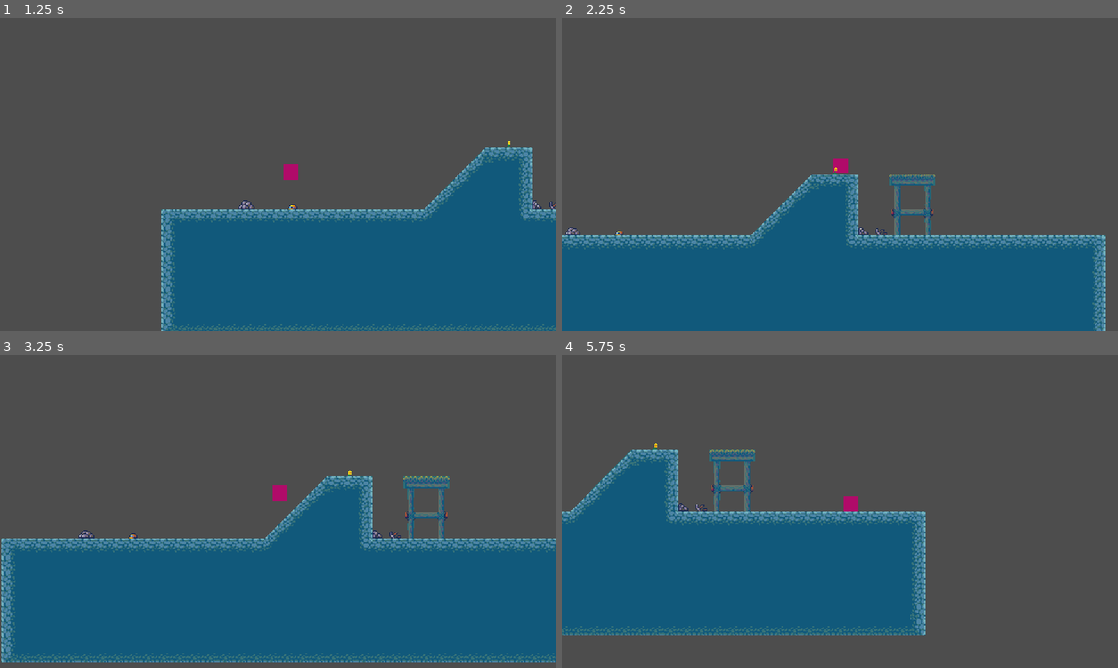
Above: before the commit, frames 1-4 (two rows, left to right).
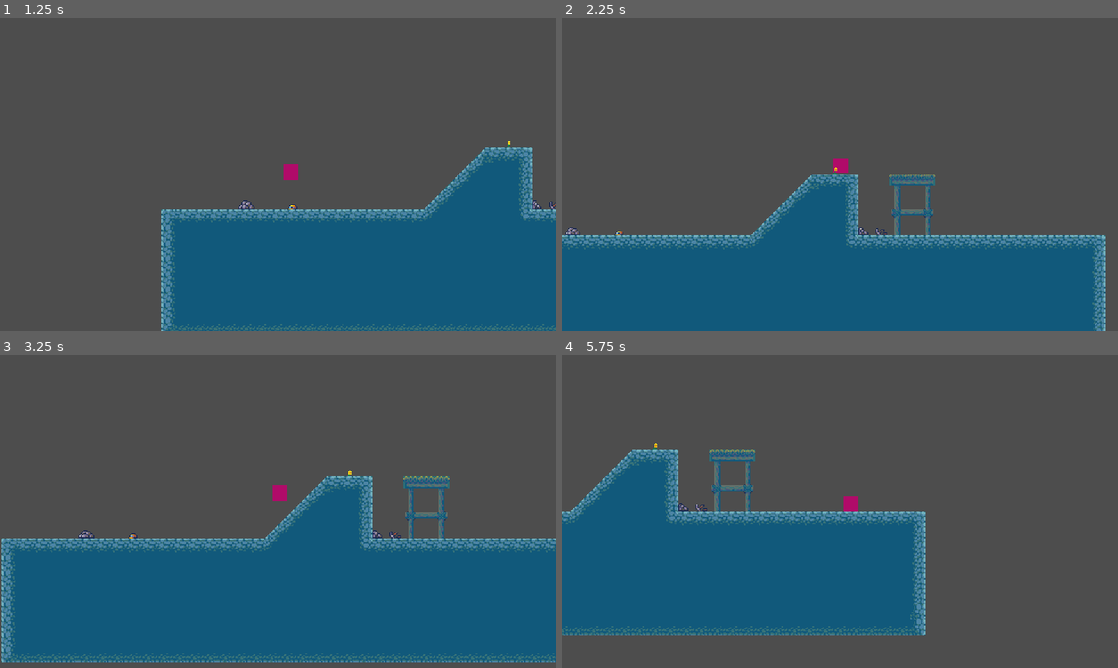
Above: after the commit, the same moments.

Repository: Sauleline/at2Colaborative
Game: Godot game, scene res://Main_Game/main.tscn
Same seed, same stepped clock (60 frames per second), same inputs: the game is played once before the commit and once after it. This scene is started directly instead of the project's main scene.
Inputs:
- Up to frame 1 (1.25 s): tap Enter at 0.5 s; hold D (p1right) from 0.53 s (still down); tap W (p1jump) at 0.77 s
- Up to frame 2 (2.25 s): tap W (p1jump) at 1.52 s; release D (p1right) at 2.03 s; hold A (p1left) from 2.03 s (still down)
- Up to frame 3 (3.25 s): release A (p1left) at 2.78 s; hold D (p1right) from 2.78 s (still down); tap W (p1jump) at 3.02 s
- Up to frame 4 (5.75 s): tap W (p1jump) at 3.77, 4.52 s; release D (p1right) at 4.28 s; hold A (p1left) 4.28-5.03 s; hold D (p1right) from 5.03 s (still down)

Frame 1 is identical in both runs. In frame 2, less than 0.1% of the frame differs, in the area x 59-67%, y 53-68%; in frame 3, less than 0.1%; in frame 4, 0.6%, in the area x 2-64%, y 30-90%.

Commit message:
cleaning tilemaps

Diff:
--- a/at2Colaborative/Main_Game/Terrain_Tilemap.tscn
+++ b/at2Colaborative/Main_Game/Terrain_Tilemap.tscn
@@ -138,9 +138,9 @@
 16:3/0 = 0
 16:3/0/physics_layer_0/polygon_0/points = PackedVector2Array(-8, -8, 8, -8, 8, 8)
 16:4/0 = 0
-16:4/0/physics_layer_0/polygon_0/points = PackedVector2Array(-8, -8, 8, -8, 8, 3.95689, -8, 3.95689)
+16:4/0/physics_layer_0/polygon_0/points = PackedVector2Array(8, -8, 8, 4, -8, 4, -8, -8)
 16:5/0 = 0
-16:5/0/physics_layer_0/polygon_0/points = PackedVector2Array(8, 3.09653, 3.09466, 3.23793, 3.14729, 8, -2.94424, 8, -3.04577, -8, 3.14729, -8, 3.04577, -2.89348, 8, -2.95139)
+16:5/0/physics_layer_0/polygon_0/points = PackedVector2Array(8, -3, 8, 3, 3, 3, 3, 8, -3, 8, -3, 3, -6, 3, -6, -3, -3, -3, -3, -8, 3, -8, 3, -3)
 17:0/0 = 0
 17:0/0/physics_layer_0/polygon_0/points = PackedVector2Array(8, 8, -8, 8, -8, -8)
 17:1/0 = 0
@@ -150,41 +150,41 @@
 17:3/0 = 0
 17:3/0/physics_layer_0/polygon_0/points = PackedVector2Array(-8, -8, 8, -8, -8, 8)
 17:4/0 = 0
-17:4/0/physics_layer_0/polygon_0/points = PackedVector2Array(-8, -8, 8, -8, 8, 3.95689, -8, 3.95689)
+17:4/0/physics_layer_0/polygon_0/points = PackedVector2Array(8, -8, 8, 4, -8, 4, -8, -8)
 17:5/0 = 0
-17:5/0/physics_layer_0/polygon_0/points = PackedVector2Array(8, 3.14729, -8, 3.14729, -8, -3.14729, 8, -3.04577)
+17:5/0/physics_layer_0/polygon_0/points = PackedVector2Array(8, -3, 8, 3, -8, 3, -8, -3)
 18:0/0 = 0
-18:0/0/physics_layer_0/polygon_0/points = PackedVector2Array(8, 0, -8, 0, -8, -8, 8, -8)
+18:0/0/physics_layer_0/polygon_0/points = PackedVector2Array(8, -8, 8, 4, -8, 4, -8, -8)
 18:1/0 = 0
 18:1/0/physics_layer_0/polygon_0/points = PackedVector2Array(8, -8, 8, 8, -8, 8, -8, -8)
 18:2/0 = 0
 18:2/0/physics_layer_0/polygon_0/points = PackedVector2Array(8, -8, 8, 8, -8, 8, -8, -8)
 18:3/0 = 0
-18:3/0/physics_layer_0/polygon_0/points = PackedVector2Array(8, 1.97975, -8, 1.87822, -8, -8, 8, -8)
+18:3/0/physics_layer_0/polygon_0/points = PackedVector2Array(8, -8, 8, 4, -8, 4, -8, -8)
 18:4/0 = 0
-18:4/0/physics_layer_0/polygon_0/points = PackedVector2Array(-8, -8, 8, -8, 8, 3.95689, 3.24882, 4.11179, 3.14729, 8, -3.14729, 8, -3.24882, 3.90873, -8, 3.95689)
+18:4/0/physics_layer_0/polygon_0/points = PackedVector2Array(8, -8, 8, 4, 3, 4, 3, 8, -3, 8, -3, 4, -8, 4, -8, -8)
 18:5/0 = 0
-18:5/0/physics_layer_0/polygon_0/points = PackedVector2Array(8, 3.09653, 3.09466, 3.23793, 3.14729, 8, -2.94424, 8, -2.92274, 3.06601, -8, 3.0087, -8, -3.0087, -3.01374, -2.95263, -3.04577, -8, 3.14729, -8, 3.04577, -2.89348, 8, -2.95139)
+18:5/0/physics_layer_0/polygon_0/points = PackedVector2Array(-3, -8, 3, -8, 3, -3, 8, -3, 8, 3, 3, 3, 3, 8, -3, 8, -3, 3, -8, 3, -8, -3, -3, -3)
 19:0/0 = 0
-19:0/0/physics_layer_0/polygon_0/points = PackedVector2Array(8, 0, -8, 0, -8, -8, 8, -8)
+19:0/0/physics_layer_0/polygon_0/points = PackedVector2Array(8, -8, 8, 4, -8, 4, -8, -8)
 19:1/0 = 0
 19:1/0/physics_layer_0/polygon_0/points = PackedVector2Array(8, -8, 8, 8, -8, 8, -8, -8)
 19:2/0 = 0
 19:2/0/physics_layer_0/polygon_0/points = PackedVector2Array(8, -8, 8, 8, -8, 8, -8, -8)
 19:4/0 = 0
-19:4/0/physics_layer_0/polygon_0/points = PackedVector2Array(-8, -8, 8, -8, 8, 3.95689, -8, 3.95689)
+19:4/0/physics_layer_0/polygon_0/points = PackedVector2Array(8, -8, 8, 4, -8, 4, -8, -8)
 19:5/0 = 0
-19:5/0/physics_layer_0/polygon_0/points = PackedVector2Array(-8, 3.09653, -3.09466, 3.23793, -3.14729, 8, 2.94424, 8, 3.04577, -8, -3.14729, -8, -3.04577, -2.89348, -8, -2.95139)
+19:5/0/physics_layer_0/polygon_0/points = PackedVector2Array(-8, 3, -8, -3, -3, -3, -3, -8, 3, -8, 3, -3, 6, -3, 6, 3, 3, 3, 3, 8, -3, 8, -3, 3)
 20:0/0 = 0
-20:0/0/physics_layer_0/polygon_0/points = PackedVector2Array(8, 0, -8, 0, -8, -8, 8, -8)
+20:0/0/physics_layer_0/polygon_0/points = PackedVector2Array(8, -8, 8, 4, -8, 4, -8, -8)
 20:1/0 = 0
 20:1/0/physics_layer_0/polygon_0/points = PackedVector2Array(8, -8, 8, 8, -8, 8, -8, -8)
 20:2/0 = 0
 20:2/0/physics_layer_0/polygon_0/points = PackedVector2Array(8, -8, 8, 8, -8, 8, -8, -8)
 20:4/0 = 0
-20:4/0/physics_layer_0/polygon_0/points = PackedVector2Array(-8, -8, 8, -8, 8, 3.95689, 3.24882, 4.11179, 3.14729, 8, -3.14729, 8, -3.24882, 3.90873, -8, 3.95689)
+20:4/0/physics_layer_0/polygon_0/points = PackedVector2Array(8, -8, 8, 4, 3, 4, 3, 8, -3, 8, -3, 4, -8, 4, -8, -8)
 20:5/0 = 0
-20:5/0/physics_layer_0/polygon_0/points = PackedVector2Array(3.14729, -8, 3.04577, 8, -3.04577, 8, -3.14729, -8)
+20:5/0/physics_layer_0/polygon_0/points = PackedVector2Array(-3, -8, 3, -8, 3, 8, -3, 8)
 21:0/0 = 0
 21:0/0/physics_layer_0/polygon_0/points = PackedVector2Array(-8, -8, 8, -8, 8, 8)
 21:2/0 = 0
@@ -192,7 +192,7 @@
 21:3/0 = 0
 21:3/0/physics_layer_0/polygon_0/points = PackedVector2Array(8, -8, 8, 8, -8, 8, -8, -8)
 21:4/0 = 0
-21:4/0/physics_layer_0/polygon_0/points = PackedVector2Array(-8, -8, 8, -8, 8, 3.95689, 3.24882, 4.11179, 3.14729, 8, -3.14729, 8, -3.24882, 3.90873, -8, 3.95689)
+21:4/0/physics_layer_0/polygon_0/points = PackedVector2Array(8, -8, 8, 4, 3, 4, 3, 8, -3, 8, -3, 4, -8, 4, -8, -8)
 22:0/0 = 0
 22:0/0/physics_layer_0/polygon_0/points = PackedVector2Array(-8, 8, -8, -8, 8, 8)
 22:1/0 = 0
@@ -399,21 +399,21 @@
 17:3/0 = 0
 17:3/0/physics_layer_0/polygon_0/points = PackedVector2Array(-8, 8, -8, -8, 8, -8)
 18:0/0 = 0
-18:0/0/physics_layer_0/polygon_0/points = PackedVector2Array(-8, -8, 8, -8, 8, 0.899294, -8, 0.719435)
+18:0/0/physics_layer_0/polygon_0/points = PackedVector2Array(8, -8, 8, 4, -8, 4, -8, -8)
 18:1/0 = 0
 18:1/0/physics_layer_0/polygon_0/points = PackedVector2Array(8, -8, 8, 8, -8, 8, -8, -8)
 18:2/0 = 0
 18:2/0/physics_layer_0/polygon_0/points = PackedVector2Array(8, -8, 8, 8, -8, 8, -8, -8)
 18:3/0 = 0
-18:3/0/physics_layer_0/polygon_0/points = PackedVector2Array(-8, -8, 8, -8, 8, 0.899294, -8, 0.719435)
+18:3/0/physics_layer_0/polygon_0/points = PackedVector2Array(8, -8, 8, 4, -8, 4, -8, -8)
 19:0/0 = 0
-19:0/0/physics_layer_0/polygon_0/points = PackedVector2Array(-8, -8, 8, -8, 8, 0.899294, -8, 0.719435)
+19:0/0/physics_layer_0/polygon_0/points = PackedVector2Array(8, -8, 8, 4, -8, 4, -8, -8)
 19:1/0 = 0
 19:1/0/physics_layer_0/polygon_0/points = PackedVector2Array(8, -8, 8, 8, -8, 8, -8, -8)
 19:2/0 = 0
 19:2/0/physics_layer_0/polygon_0/points = PackedVector2Array(8, -8, 8, 8, -8, 8, -8, -8)
 20:0/0 = 0
-20:0/0/physics_layer_0/polygon_0/points = PackedVector2Array(-8, -8, 8, -8, 8, 0.899294, -8, 0.719435)
+20:0/0/physics_layer_0/polygon_0/points = PackedVector2Array(8, -8, 8, 4, -8, 4, -8, -8)
 20:1/0 = 0
 20:1/0/physics_layer_0/polygon_0/points = PackedVector2Array(8, -8, 8, 8, -8, 8, -8, -8)
 20:2/0 = 0
@@ -641,21 +641,21 @@
 17:3/0 = 0
 17:3/0/physics_layer_0/polygon_0/points = PackedVector2Array(-8, -8, 8, -8, -8, 8)
 18:0/0 = 0
-18:0/0/physics_layer_0/polygon_0/points = PackedVector2Array(-8, -8, 8, -8, 8, 1.07915, -8, 0.899294)
+18:0/0/physics_layer_0/polygon_0/points = PackedVector2Array(8, -8, 8, 4, -8, 4, -8, -8)
 18:1/0 = 0
 18:1/0/physics_layer_0/polygon_0/points = PackedVector2Array(-8, -8, 8, -8, 8, 8, -8, 8)
 18:2/0 = 0
 18:2/0/physics_layer_0/polygon_0/points = PackedVector2Array(-8, -8, 8, -8, 8, 8, -8, 8)
 18:3/0 = 0
-18:3/0/physics_layer_0/polygon_0/points = PackedVector2Array(-8, -8, 8, -8, 8, 1.07915, -8, 0.899294)
+18:3/0/physics_layer_0/polygon_0/points = PackedVector2Array(8, -8, 8, 4, -8, 4, -8, -8)
 19:0/0 = 0
-19:0/0/physics_layer_0/polygon_0/points = PackedVector2Array(-8, -8, 8, -8, 8, 1.07915, -8, 0.899294)
+19:0/0/physics_layer_0/polygon_0/points = PackedVector2Array(8, -8, 8, 4, -8, 4, -8, -8)
 19:1/0 = 0
 19:1/0/physics_layer_0/polygon_0/points = PackedVector2Array(-8, -8, 8, -8, 8, 8, -8, 8)
 19:2/0 = 0
 19:2/0/physics_layer_0/polygon_0/points = PackedVector2Array(-8, -8, 8, -8, 8, 8, -8, 8)
 20:0/0 = 0
-20:0/0/physics_layer_0/polygon_0/points = PackedVector2Array(-8, -8, 8, -8, 8, 1.07915, -8, 0.899294)
+20:0/0/physics_layer_0/polygon_0/points = PackedVector2Array(8, -8, 8, 4, -8, 4, -8, -8)
 20:1/0 = 0
 20:1/0/physics_layer_0/polygon_0/points = PackedVector2Array(-8, -8, 8, -8, 8, 8, -8, 8)
 20:2/0 = 0
@@ -903,15 +903,15 @@
 17:3/0 = 0
 17:3/0/physics_layer_0/polygon_0/points = PackedVector2Array(8, -8, -8, 8, -8, -8)
 18:0/0 = 0
-18:0/0/physics_layer_0/polygon_0/points = PackedVector2Array(8, -8, 8, 1.25901, -8, 1.25901, -8, -8)
+18:0/0/physics_layer_0/polygon_0/points = PackedVector2Array(8, -8, 8, 4, -8, 4, -8, -8)
 18:1/0 = 0
 18:1/0/physics_layer_0/polygon_0/points = PackedVector2Array(8, -8, 8, 8, -8, 8, -8, -8)
 18:2/0 = 0
 18:2/0/physics_layer_0/polygon_0/points = PackedVector2Array(8, -8, 8, 8, -8, 8, -8, -8)
 18:3/0 = 0
-18:3/0/physics_layer_0/polygon_0/points = PackedVector2Array(8, -8, 8, 1.25901, -8, 1.25901, -8, -8)
+18:3/0/physics_layer_0/polygon_0/points = PackedVector2Array(8, -8, 8, 4, -8, 4, -8, -8)
 19:0/0 = 0
-19:0/0/physics_layer_0/polygon_0/points = PackedVector2Array(8, -8, 8, 1.25901, -8, 1.25901, -8, -8)
+19:0/0/physics_layer_0/polygon_0/points = PackedVector2Array(8, -8, 8, 4, -8, 4, -8, -8)
 19:1/0 = 0
 19:1/0/physics_layer_0/polygon_0/points = PackedVector2Array(8, -8, 8, 8, -8, 8, -8, -8)
 19:2/0 = 0
@@ -919,7 +919,7 @@
 19:3/0 = 0
 19:3/0/physics_layer_0/polygon_0/points = PackedVector2Array(8, -8, 8, 8, -8, 8, -8, -8)
 20:0/0 = 0
-20:0/0/physics_layer_0/polygon_0/points = PackedVector2Array(8, -8, 8, 1.25901, -8, 1.25901, -8, -8)
+20:0/0/physics_layer_0/polygon_0/points = PackedVector2Array(8, -8, 8, 4, -8, 4, -8, -8)
 20:1/0 = 0
 20:1/0/physics_layer_0/polygon_0/points = PackedVector2Array(8, -8, 8, 8, -8, 8, -8, -8)
 20:2/0 = 0
@@ -1193,9 +1193,9 @@
 16:3/0 = 0
 16:3/0/physics_layer_0/polygon_0/points = PackedVector2Array(8, -8, 8, 8, -8, -8)
 16:4/0 = 0
-16:4/0/physics_layer_0/polygon_0/points = PackedVector2Array(-8, 8, 8, 8, 8, -8, -8, -8)
+16:4/0/physics_layer_0/polygon_0/points = PackedVector2Array(8, -8, 8, 8, -8, 8, -8, -8)
 16:5/0 = 0
-16:5/0/physics_layer_0/polygon_0/points = PackedVector2Array(3.0087, -8, 2.98004, -3.0087, 8, -2.95139, 8, 2.95139, 2.96927, 3.00845, 2.95139, 8, -3.06601, 8, -3.12331, -8)
+16:5/0/physics_layer_0/polygon_0/points = PackedVector2Array(8, -3, 8, 3, 3, 3, 3, 8, -3, 8, -3, 3, -4, 3, -4, -3, -3, -3, -3, -8, 3, -8, 3, -3)
 17:0/0 = 0
 17:0/0/physics_layer_0/polygon_0/points = PackedVector2Array(8, 8, -8, 8, -8, -8)
 17:1/0 = 0
@@ -1205,39 +1205,39 @@
 17:3/0 = 0
 17:3/0/physics_layer_0/polygon_0/points = PackedVector2Array(8, -8, -8, 8, -8, -8)
 17:4/0 = 0
-17:4/0/physics_layer_0/polygon_0/points = PackedVector2Array(-8, 8, 8, 8, 8, -8, -8, -8)
+17:4/0/physics_layer_0/polygon_0/points = PackedVector2Array(8, -8, 8, 8, -8, 8, -8, -8)
 17:5/0 = 0
-17:5/0/physics_layer_0/polygon_0/points = PackedVector2Array(3.0087, -8, 2.98004, -3.0087, 8, -2.95139, 8, 2.95139, 2.96927, 3.00845, 2.95139, 8, -3.06601, 8, -2.98004, 3.12331, -8, 3.0087, -8, -3.06601, -3.09466, -3.0087, -3.12331, -8)
+17:5/0/physics_layer_0/polygon_0/points = PackedVector2Array(-8, 3, -8, -3, -3, -3, -3, -8, 3, -8, 3, -3, 8, -3, 8, 3, 3, 3, 3, 8, -3, 8, -3, 3)
 18:0/0 = 0
-18:0/0/physics_layer_0/polygon_0/points = PackedVector2Array(8, -8, 8, 1.25901, -8, 1.43887, -8, -8)
+18:0/0/physics_layer_0/polygon_0/points = PackedVector2Array(8, -8, 8, 4, -8, 4, -8, -8)
 18:1/0 = 0
 18:1/0/physics_layer_0/polygon_0/points = PackedVector2Array(8, 8, -8, 8, -8, -8, 8, -8)
 18:2/0 = 0
 18:2/0/physics_layer_0/polygon_0/points = PackedVector2Array(8, 8, -8, 8, -8, -8, 8, -8)
 18:3/0 = 0
-18:3/0/physics_layer_0/polygon_0/points = PackedVector2Array(8, -8, 8, 1.25901, -8, 1.43887, -8, -8)
+18:3/0/physics_layer_0/polygon_0/points = PackedVector2Array(8, -8, 8, 4, -8, 4, -8, -8)
 18:4/0 = 0
-18:4/0/physics_layer_0/polygon_0/points = PackedVector2Array(-8, 8, 8, 8, 8, -8, -8, -8)
+18:4/0/physics_layer_0/polygon_0/points = PackedVector2Array(8, -8, 8, 8, -8, 8, -8, -8)
 18:5/0 = 0
-18:5/0/physics_layer_0/polygon_0/points = PackedVector2Array(8, 3.0087, -8, 2.95139, -8, -3.06601, 8, -3.12331)
+18:5/0/physics_layer_0/polygon_0/points = PackedVector2Array(-8, 3, -8, -3, 8, -3, 8, 3)
 19:0/0 = 0
-19:0/0/physics_layer_0/polygon_0/points = PackedVector2Array(8, -8, 8, 1.25901, -8, 1.43887, -8, -8)
+19:0/0/physics_layer_0/polygon_0/points = PackedVector2Array(8, -8, 8, 4, -8, 4, -8, -8)
 19:1/0 = 0
 19:1/0/physics_layer_0/polygon_0/points = PackedVector2Array(8, 8, -8, 8, -8, -8, 8, -8)
 19:2/0 = 0
 19:2/0/physics_layer_0/polygon_0/points = PackedVector2Array(8, 8, -8, 8, -8, -8, 8, -8)
 19:4/0 = 0
-19:4/0/physics_layer_0/polygon_0/points = PackedVector2Array(-8, 8, 8, 8, 8, -8, -8, -8)
+19:4/0/physics_layer_0/polygon_0/points = PackedVector2Array(8, -8, 8, 8, -8, 8, -8, -8)
 19:5/0 = 0
-19:5/0/physics_layer_0/polygon_0/points = PackedVector2Array(-3.0087, 8, -2.98004, 3.0087, -8, 2.95139, -8, -2.95139, -2.96927, -3.00845, -2.95139, -8, 3.06601, -8, 3.12331, 8)
+19:5/0/physics_layer_0/polygon_0/points = PackedVector2Array(-8, -3, -8, 3, -3, 3, -3, 8, 3, 8, 3, 3, 4, 3, 4, -3, 3, -3, 3, -8, -3, -8, -3, -3)
 20:0/0 = 0
-20:0/0/physics_layer_0/polygon_0/points = PackedVector2Array(8, -8, 8, 1.25901, -8, 1.43887, -8, -8)
+20:0/0/physics_layer_0/polygon_0/points = PackedVector2Array(8, -8, 8, 4, -8, 4, -8, -8)
 20:1/0 = 0
 20:1/0/physics_layer_0/polygon_0/points = PackedVector2Array(8, 8, -8, 8, -8, -8, 8, -8)
 20:2/0 = 0
 20:2/0/physics_layer_0/polygon_0/points = PackedVector2Array(8, 8, -8, 8, -8, -8, 8, -8)
 20:4/0 = 0
-20:4/0/physics_layer_0/polygon_0/points = PackedVector2Array(-3.0087, 8, -2.95139, -8, 3.06601, -8, 3.12331, 8)
+20:4/0/physics_layer_0/polygon_0/points = PackedVector2Array(-3, -8, 3, -8, 3, 8, -3, 8)
 21:0/0 = 0
 21:0/0/physics_layer_0/polygon_0/points = PackedVector2Array(8, -8, 8, 8, -8, -8)
 21:2/0 = 0
@@ -1472,21 +1472,21 @@
 17:3/0 = 0
 17:3/0/physics_layer_0/polygon_0/points = PackedVector2Array(8, -8, -8, -8, -8, 8)
 18:0/0 = 0
-18:0/0/physics_layer_0/polygon_0/points = PackedVector2Array(8, -8, -8, -8, -8, 0.964493, 8, 0.964493)
+18:0/0/physics_layer_0/polygon_0/points = PackedVector2Array(8, -8, 8, 4, -8, 4, -8, -8)
 18:1/0 = 0
 18:1/0/physics_layer_0/polygon_0/points = PackedVector2Array(-8, 8, 8, 8, 8, -8, -8, -8)
 18:2/0 = 0
 18:2/0/physics_layer_0/polygon_0/points = PackedVector2Array(-8, 8, 8, 8, 8, -8, -8, -8)
 18:3/0 = 0
-18:3/0/physics_layer_0/polygon_0/points = PackedVector2Array(8, -8, -8, -8, -8, 0.964493, 8, 0.964493)
+18:3/0/physics_layer_0/polygon_0/points = PackedVector2Array(8, -8, 8, 4, -8, 4, -8, -8)
 19:0/0 = 0
-19:0/0/physics_layer_0/polygon_0/points = PackedVector2Array(8, -8, -8, -8, -8, 0.964493, 8, 0.964493)
+19:0/0/physics_layer_0/polygon_0/points = PackedVector2Array(8, -8, 8, 4, -8, 4, -8, -8)
 19:1/0 = 0
 19:1/0/physics_layer_0/polygon_0/points = PackedVector2Array(-8, 8, 8, 8, 8, -8, -8, -8)
 19:2/0 = 0
 19:2/0/physics_layer_0/polygon_0/points = PackedVector2Array(-8, 8, 8, 8, 8, -8, -8, -8)
 20:0/0 = 0
-20:0/0/physics_layer_0/polygon_0/points = PackedVector2Array(8, -8, -8, -8, -8, 0.964493, 8, 0.964493)
+20:0/0/physics_layer_0/polygon_0/points = PackedVector2Array(8, -8, 8, 4, -8, 4, -8, -8)
 20:1/0 = 0
 20:1/0/physics_layer_0/polygon_0/points = PackedVector2Array(-8, 8, 8, 8, 8, -8, -8, -8)
 20:2/0 = 0
@@ -1728,23 +1728,23 @@
 17:5/0 = 0
 17:5/0/physics_layer_0/polygon_0/points = PackedVector2Array(-8, -8, -8, 8, 8, 8, 8, -8)
 18:0/0 = 0
-18:0/0/physics_layer_0/polygon_0/points = PackedVector2Array(8, -8, -8, -8, -8, 0.964493, 8, 0.964493)
+18:0/0/physics_layer_0/polygon_0/points = PackedVector2Array(8, -8, 8, 4, -8, 4, -8, -8)
 18:1/0 = 0
 18:1/0/physics_layer_0/polygon_0/points = PackedVector2Array(8, 8, 8, -8, -8, -8, -8, 8)
 18:2/0 = 0
 18:2/0/physics_layer_0/polygon_0/points = PackedVector2Array(8, 8, 8, -8, -8, -8, -8, 8)
 18:3/0 = 0
-18:3/0/physics_layer_0/polygon_0/points = PackedVector2Array(8, -8, -8, -8, -8, 0.964493, 8, 0.964493)
+18:3/0/physics_layer_0/polygon_0/points = PackedVector2Array(8, -8, 8, 4, -8, 4, -8, -8)
 18:4/0 = 0
 18:4/0/physics_layer_0/polygon_0/points = PackedVector2Array(-8, 8, 8, 8, 8, -0.964493, -8, -0.964493)
 19:0/0 = 0
-19:0/0/physics_layer_0/polygon_0/points = PackedVector2Array(8, -8, -8, -8, -8, 0.964493, 8, 0.964493)
+19:0/0/physics_layer_0/polygon_0/points = PackedVector2Array(8, -8, 8, 4, -8, 4, -8, -8)
 19:1/0 = 0
 19:1/0/physics_layer_0/polygon_0/points = PackedVector2Array(8, 8, 8, -8, -8, -8, -8, 8)
 19:2/0 = 0
 19:2/0/physics_layer_0/polygon_0/points = PackedVector2Array(8, 8, 8, -8, -8, -8, -8, 8)
 20:0/0 = 0
-20:0/0/physics_layer_0/polygon_0/points = PackedVector2Array(8, -8, -8, -8, -8, 0.964493, 8, 0.964493)
+20:0/0/physics_layer_0/polygon_0/points = PackedVector2Array(8, -8, 8, 4, -8, 4, -8, -8)
 20:1/0 = 0
 20:1/0/physics_layer_0/polygon_0/points = PackedVector2Array(8, 8, 8, -8, -8, -8, -8, 8)
 20:2/0 = 0
